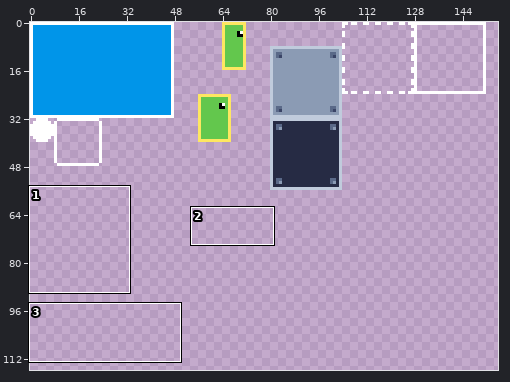
Pixel-art file -- res/gfx/entities.aseprite. The picture above shows the old version from afar; the outline marks the close-up.
Close-up. The starting point:
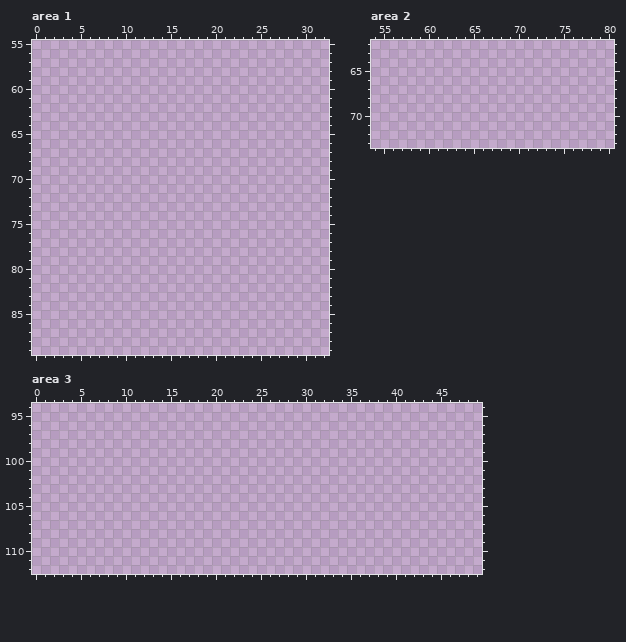
256x256 pixels, 1 frame. Shown: area 1: x 0..32, y 55..89; area 2: x 54..80, y 62..73; area 3: x 0..49, y 94..112. The wide view leaves out empty margins. The commit also changed other parts of the picture, which this record leaves out.
Now the later version:
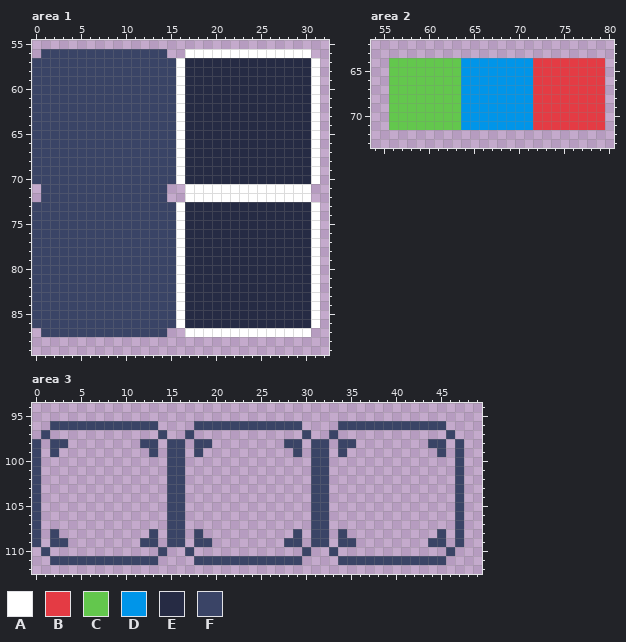
Palette (. is transparent): A #ffffff  B #e43b44  C #63c74d  D #0095e9  E #262b44  F #3a4466
Edits made:
Changed rows in their new state; - is an unchanged pixel.
Area 1:
first column x 0:
56 -FFFFFFFFFFFFFF--AAAAAAAAAAAAAA-
57 FFFFFFFFFFFFFFFFAEEEEEEEEEEEEEEA
58 FFFFFFFFFFFFFFFFAEEEEEEEEEEEEEEA
59 FFFFFFFFFFFFFFFFAEEEEEEEEEEEEEEA
60 FFFFFFFFFFFFFFFFAEEEEEEEEEEEEEEA
61 FFFFFFFFFFFFFFFFAEEEEEEEEEEEEEEA
62 FFFFFFFFFFFFFFFFAEEEEEEEEEEEEEEA
63 FFFFFFFFFFFFFFFFAEEEEEEEEEEEEEEA
64 FFFFFFFFFFFFFFFFAEEEEEEEEEEEEEEA
65 FFFFFFFFFFFFFFFFAEEEEEEEEEEEEEEA
66 FFFFFFFFFFFFFFFFAEEEEEEEEEEEEEEA
67 FFFFFFFFFFFFFFFFAEEEEEEEEEEEEEEA
68 FFFFFFFFFFFFFFFFAEEEEEEEEEEEEEEA
69 FFFFFFFFFFFFFFFFAEEEEEEEEEEEEEEA
70 FFFFFFFFFFFFFFFFAEEEEEEEEEEEEEEA
71 -FFFFFFFFFFFFFF--AAAAAAAAAAAAAA-
72 -FFFFFFFFFFFFFF--AAAAAAAAAAAAAA-
73 FFFFFFFFFFFFFFFFAEEEEEEEEEEEEEEA
74 FFFFFFFFFFFFFFFFAEEEEEEEEEEEEEEA
75 FFFFFFFFFFFFFFFFAEEEEEEEEEEEEEEA
76 FFFFFFFFFFFFFFFFAEEEEEEEEEEEEEEA
77 FFFFFFFFFFFFFFFFAEEEEEEEEEEEEEEA
78 FFFFFFFFFFFFFFFFAEEEEEEEEEEEEEEA
79 FFFFFFFFFFFFFFFFAEEEEEEEEEEEEEEA
80 FFFFFFFFFFFFFFFFAEEEEEEEEEEEEEEA
81 FFFFFFFFFFFFFFFFAEEEEEEEEEEEEEEA
82 FFFFFFFFFFFFFFFFAEEEEEEEEEEEEEEA
83 FFFFFFFFFFFFFFFFAEEEEEEEEEEEEEEA
84 FFFFFFFFFFFFFFFFAEEEEEEEEEEEEEEA
85 FFFFFFFFFFFFFFFFAEEEEEEEEEEEEEEA
86 FFFFFFFFFFFFFFFFAEEEEEEEEEEEEEEA
87 -FFFFFFFFFFFFFF--AAAAAAAAAAAAAA-
Area 2:
first column x 56:
64 CCCCCCCCDDDDDDDDBBBBBBBB
65 CCCCCCCCDDDDDDDDBBBBBBBB
66 CCCCCCCCDDDDDDDDBBBBBBBB
67 CCCCCCCCDDDDDDDDBBBBBBBB
68 CCCCCCCCDDDDDDDDBBBBBBBB
69 CCCCCCCCDDDDDDDDBBBBBBBB
70 CCCCCCCCDDDDDDDDBBBBBBBB
71 CCCCCCCCDDDDDDDDBBBBBBBB
Area 3:
first column x 0:
 96 --FFFFFFFFFFFF----FFFFFFFFFFFF----FFFFFFFFFFFF--
 97 -F------------F--F------------F--F------------F-
 98 F-FF--------FF-FF-FF--------FF-FF-FF--------FF-F
 99 F-F----------F-FF-F----------F-FF-F----------F-F
100 F--------------FF--------------FF--------------F
101 F--------------FF--------------FF--------------F
102 F--------------FF--------------FF--------------F
103 F--------------FF--------------FF--------------F
104 F--------------FF--------------FF--------------F
105 F--------------FF--------------FF--------------F
106 F--------------FF--------------FF--------------F
107 F--------------FF--------------FF--------------F
108 F-F----------F-FF-F----------F-FF-F----------F-F
109 F-FF--------FF-FF-FF--------FF-FF-FF--------FF-F
110 -F------------F--F------------F--F------------F-
111 --FFFFFFFFFFFF----FFFFFFFFFFFF----FFFFFFFFFFFF--
Pixel boxes of the changes (left, top, right, bottom) in both close-ups:
added: (32, 49, 320, 337)
added: (389, 58, 605, 130)
added: (32, 421, 464, 565)
